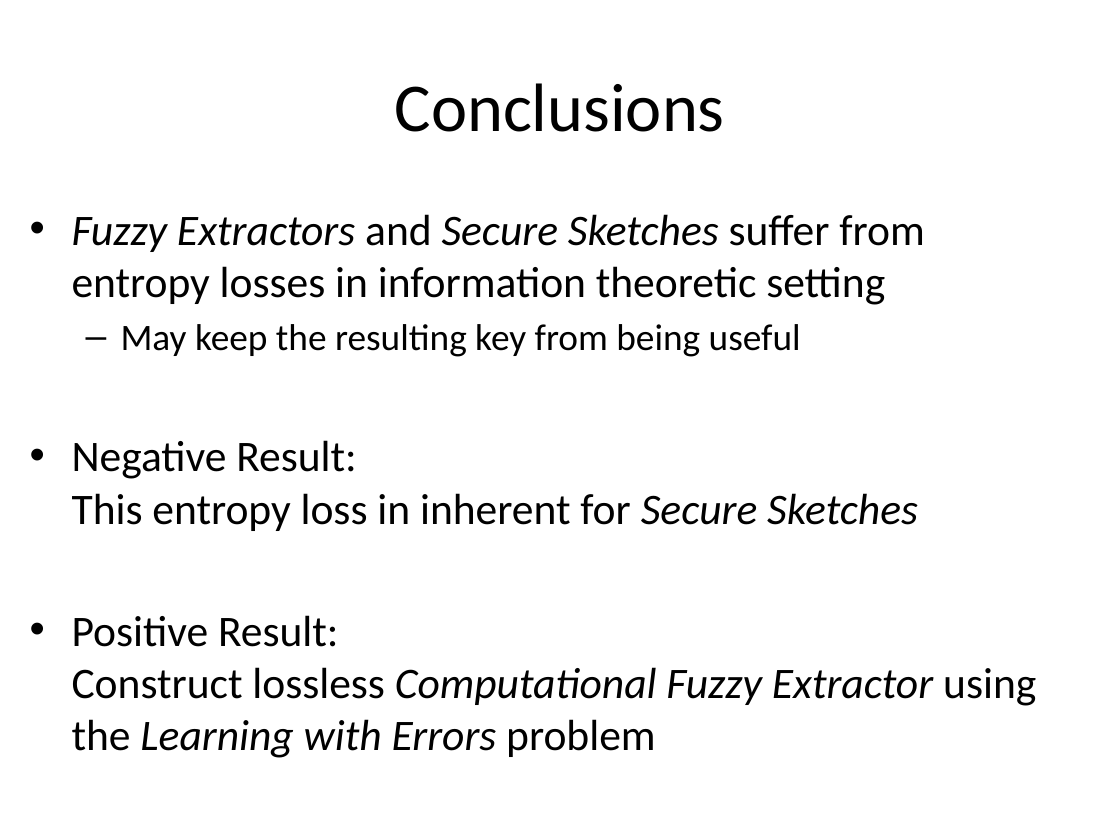
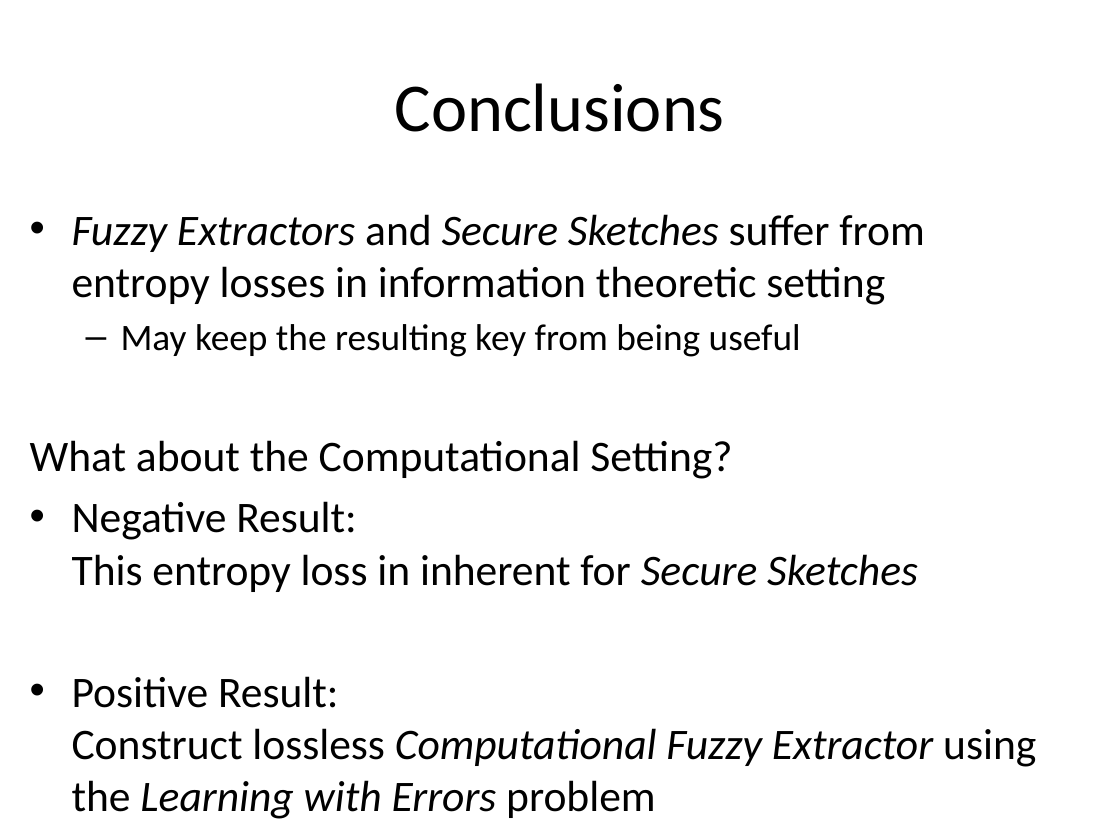
Before and after one commit to xianruimeng/comp-fuzzy-ext, a slide deck: slide 48 of ComputationalFuzzyExtractors.pptx. Drawn at 1120x840 pixels with LibreOffice and Linux fonts; fonts in the diff are those of the drawing. Boxes give left, top, right and bottom in pixels: in the first picture for what was removed or moved away, otherwise in the second. Text is boxed around its words. In the diff, an @@ line names an element or a change of style, - is before the commit and + after.

```diff
--- a/ComputationalFuzzyExtractors.pptx
+++ b/ComputationalFuzzyExtractors.pptx
@@ text at [30,440,732,479]: paragraph added @@
+What about the Computational Setting?
```
Also in this commit, not shown: 9 other slides changed, 1 other file.
